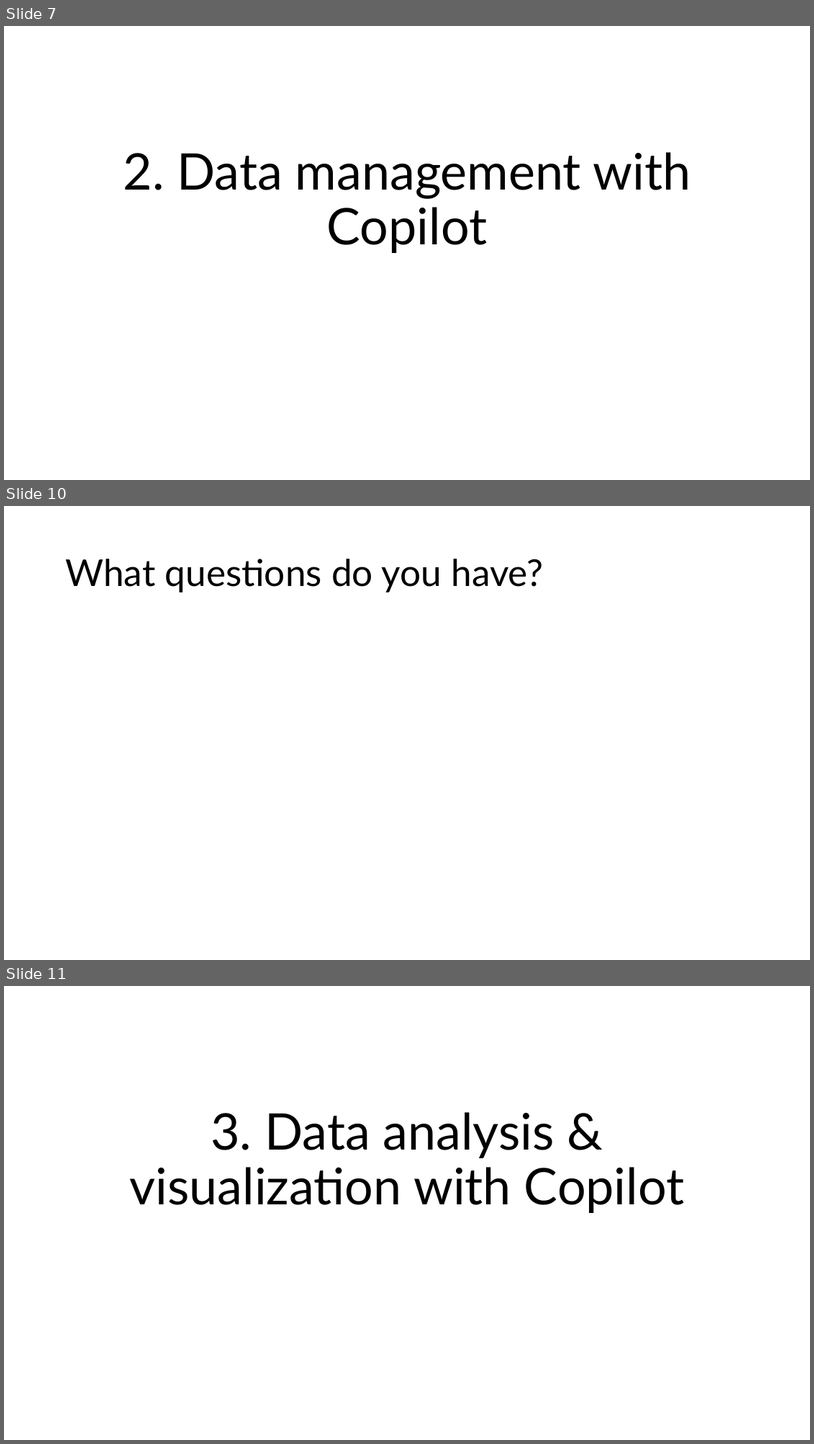
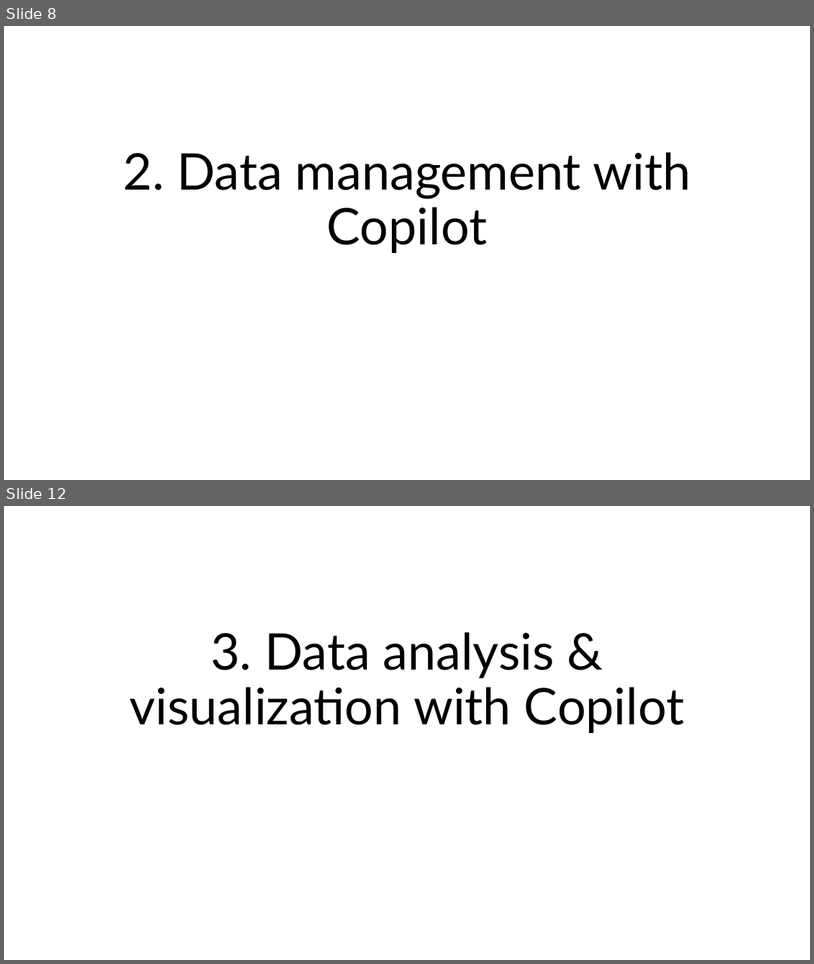
Before and after one commit to stringfestdata/complianceiq-intro-to-copilot-in-excel, a slide deck: complianceiq-intro-to-copilot-in-excel.pptx. Shown one above the other, each under a label of ours: slides 7, 10 and 11 before the commit, slides 8 and 12 after it; the slides between them are not shown. The pictures are 814x1444 and 814x964 pixels, drawn with LibreOffice and Linux fonts; fonts in the diff are those of the drawing. Boxes give left, top, right and bottom in pixels: in the first picture for what was removed or moved away, otherwise in the second. Text is boxed around its words. In the diff, an @@ line names an element or a change of style, - is before the commit and + after.

```diff
--- a/complianceiq-intro-to-copilot-in-excel.pptx
+++ b/complianceiq-intro-to-copilot-in-excel.pptx
@@ slide 10 removed at (4,506,810,960), background #FFFFFF @@
@@ title removed at (65,559,543,592) @@
-What questions do you have?
@@ what was slide 7 is now slide 8 @@
@@ what was slide 11 is now slide 12 @@
```
Also in this commit, not shown: 7 slides changed, 5 slides added, 1 other slide removed, 6 other files.
